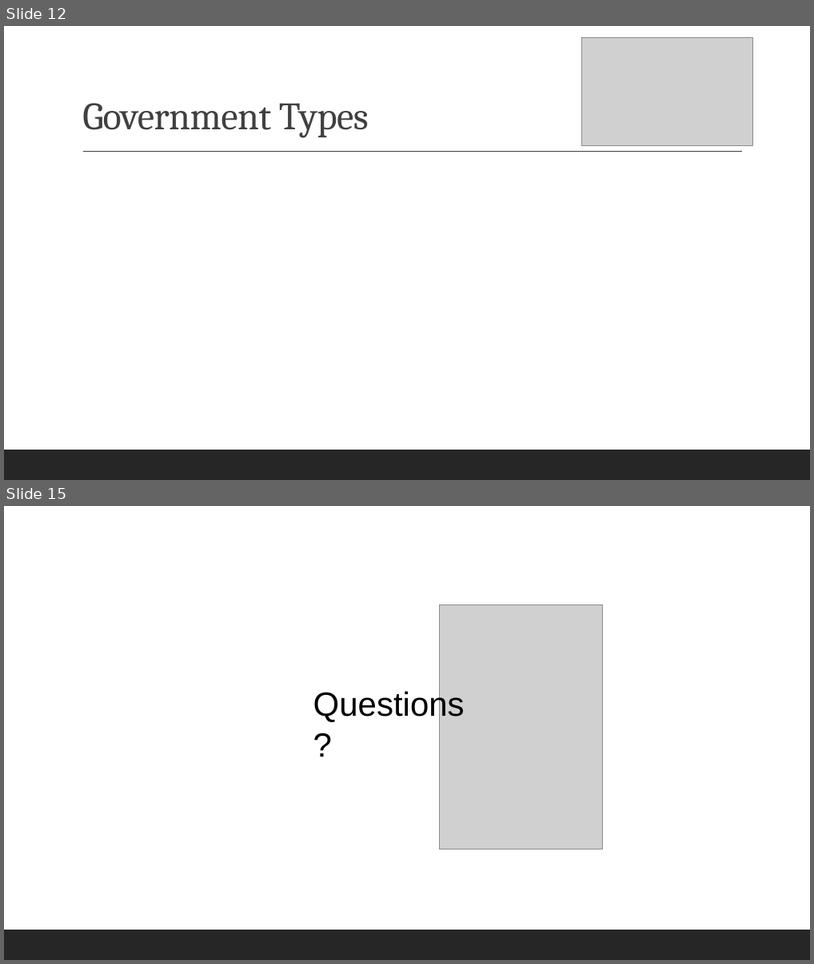
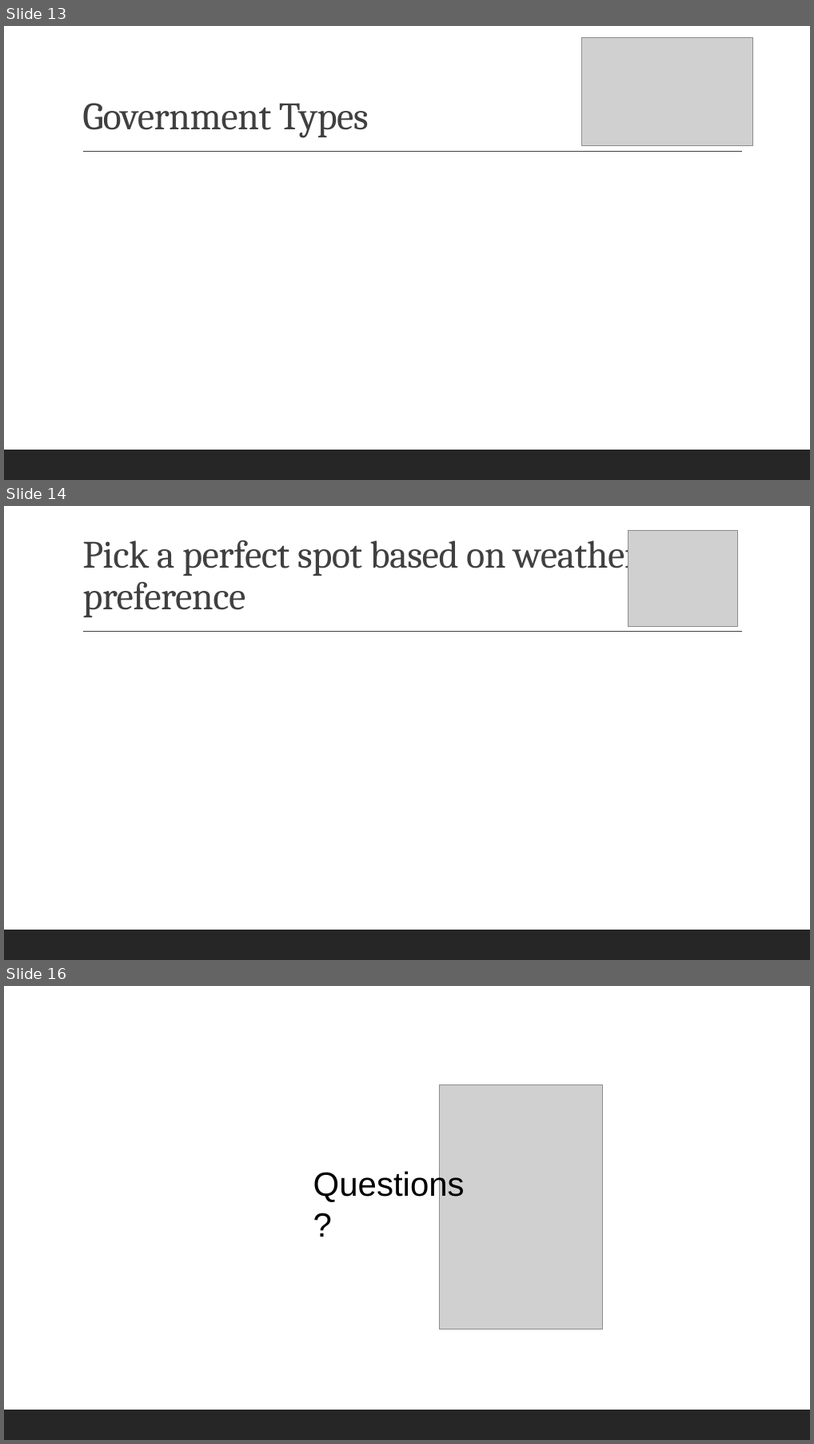
Before and after one commit to reginesgit/Factors-Contributing-to-a-Countrys-Happiness, a slide deck: Anaconda_Results_Presentation.pptx. Shown one above the other, each under a label of ours: slides 12 and 15 before the commit, slides 13, 14 and 16 after it; the slides between them are not shown. The pictures are 814x964 and 814x1444 pixels, drawn with LibreOffice and Linux fonts; fonts in the diff are those of the drawing; grey boxes stand for pictures. Boxes give left, top, right and bottom in pixels: in the first picture for what was removed or moved away, otherwise in the second. Text is boxed around its words. In the diff, an @@ line names an element or a change of style, - is before the commit and + after.

```diff
--- a/Anaconda_Results_Presentation.pptx
+++ b/Anaconda_Results_Presentation.pptx
@@ slide 14 added at box(4, 506, 810, 960), background #FFFFFF; not listed: 2 template elements that a slide beside it also shows @@
@@ title added at box(82, 532, 640, 617), 46 pt, text #404040 @@
+Pick a perfect spot based on weather preference
@@ picture added at box(628, 531, 738, 627) @@
@@ what was slide 12 is now slide 13 @@
@@ what was slide 15 is now slide 16 @@
```
Also in this commit, not shown: 7 slides changed, 1 other slide added, 1 slide removed, 4 other files.
